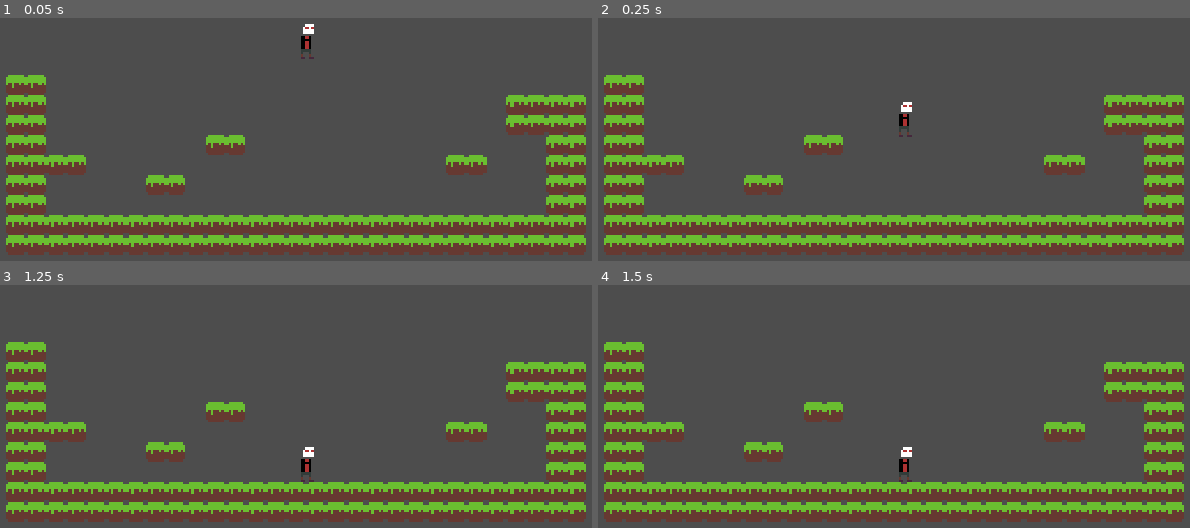
Above: before the commit, frames 1-4 (two rows, left to right).
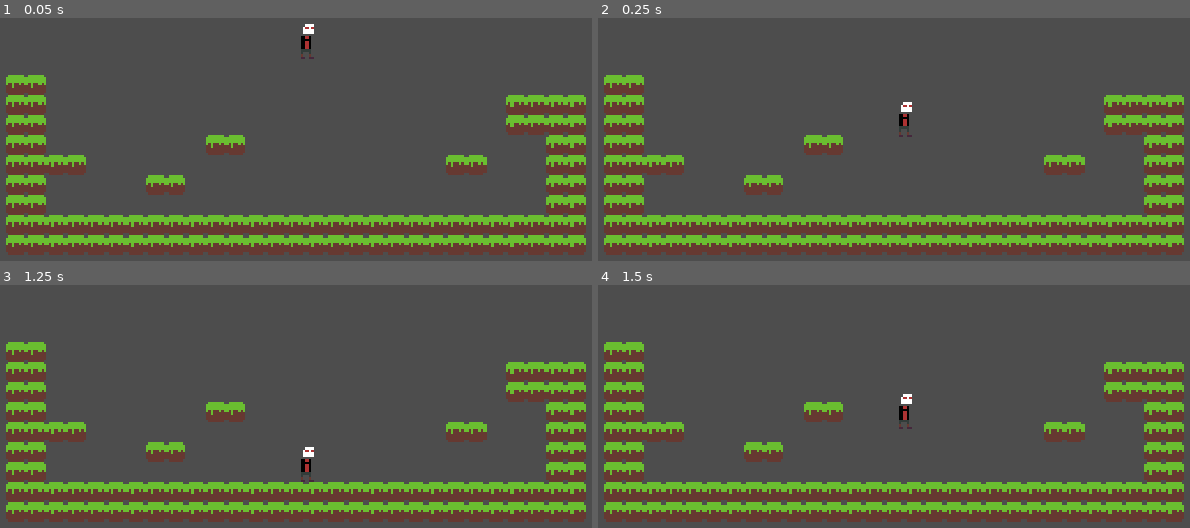
Above: after the commit, the same moments.

Repository: grandeisa/livre-2026
Game: Godot game, scene res://scenes/test_level.tscn
Two runs of this game, one before a commit and one after it. Both use one fixed random seed, a clock stepped at 60 frames per second and the inputs below.
Inputs:
- Up to frame 1 (0.05 s): no input
- Up to frame 2 (0.25 s): no input
- Up to frame 3 (1.25 s): tap Enter at 0.5 s
- Up to frame 4 (1.5 s): tap Space at 1.25 s

Frames 1-3 are identical in both runs. In frame 4, 0.4% of the frame differs, in the area x 50-54%, y 44-82%.

Commit message:
Fix jump

Diff:
--- a/src/scripts/player-states/jump.gd
+++ b/src/scripts/player-states/jump.gd
@@ -10,7 +10,6 @@
 func _physics_update_state(delta: float) -> void:
 	if MultiInput.is_action_just_released("p_jump", player.device):
 		player.velocity.y = max(player.velocity.y, player.JUMP_MIN_VELOCITY_ON_JUMP_EARLY_STOP)
-		start_transition("fall")
 
 	if player.velocity.y >= 0.0:
 		start_transition("fall")
--- a/src/scripts/player.gd
+++ b/src/scripts/player.gd
@@ -1,16 +1,16 @@
 class_name Player extends CharacterBody2D
 
 
-const GROUNDED_SPEED: float = 300.0
-const UNGROUNDED_SPEED: float = 175.0
+const GROUNDED_SPEED: float = 155.0
+const UNGROUNDED_SPEED: float = 125.0
 const JUMP_VELOCITY = -300.0
-const JUMP_MIN_VELOCITY_ON_JUMP_EARLY_STOP = -50.0
+const JUMP_MIN_VELOCITY_ON_JUMP_EARLY_STOP = -100.0
 const GRAVITY = Vector2(0, 980.0)
 
 @onready var sprite = $Sprite2D
 
 var input_direction: Vector2 = Vector2.ZERO
-var device: int = 0
+var device: int = MultiInput.KEYBOARD
 
 var current_speed: float = GROUNDED_SPEED
 var can_move: bool = true
Not shown, changed: tasks.md
